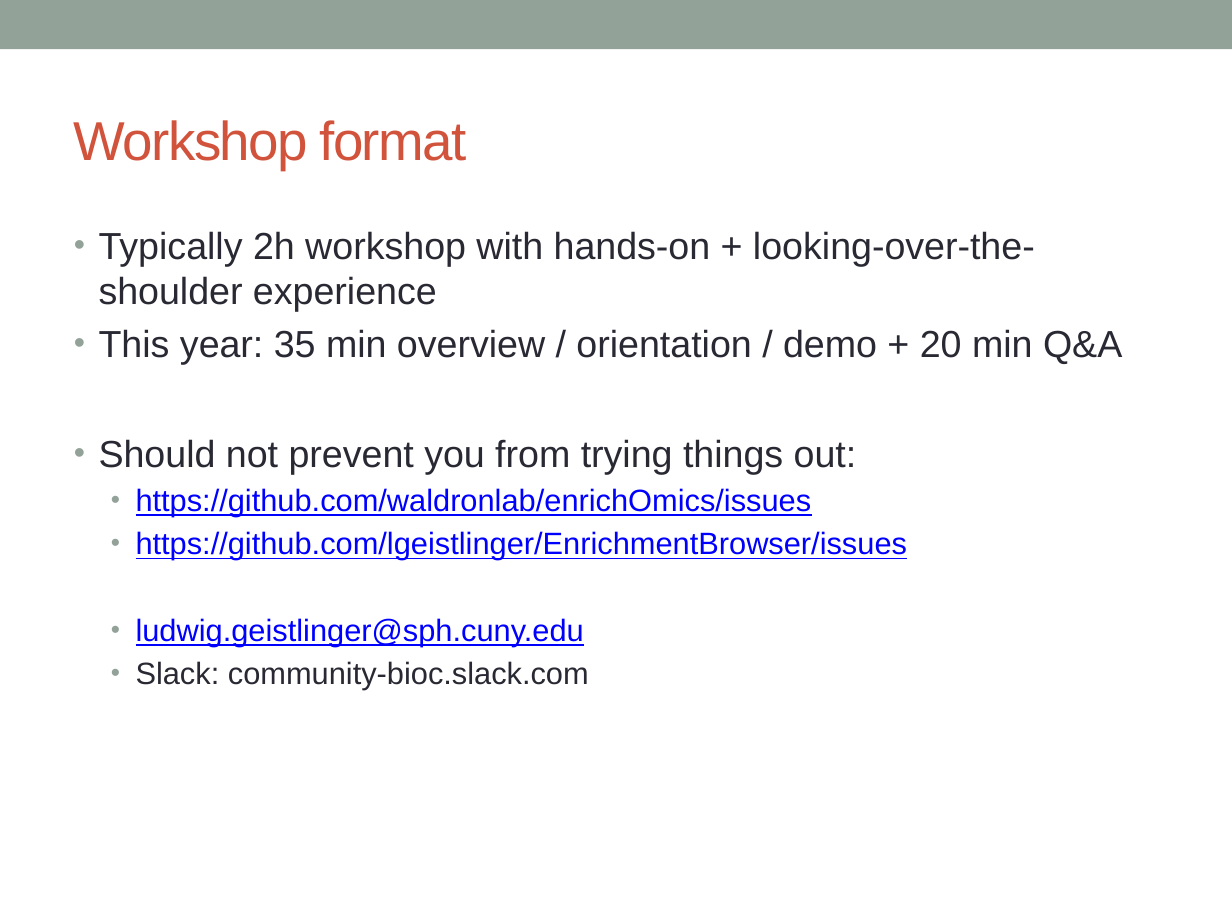
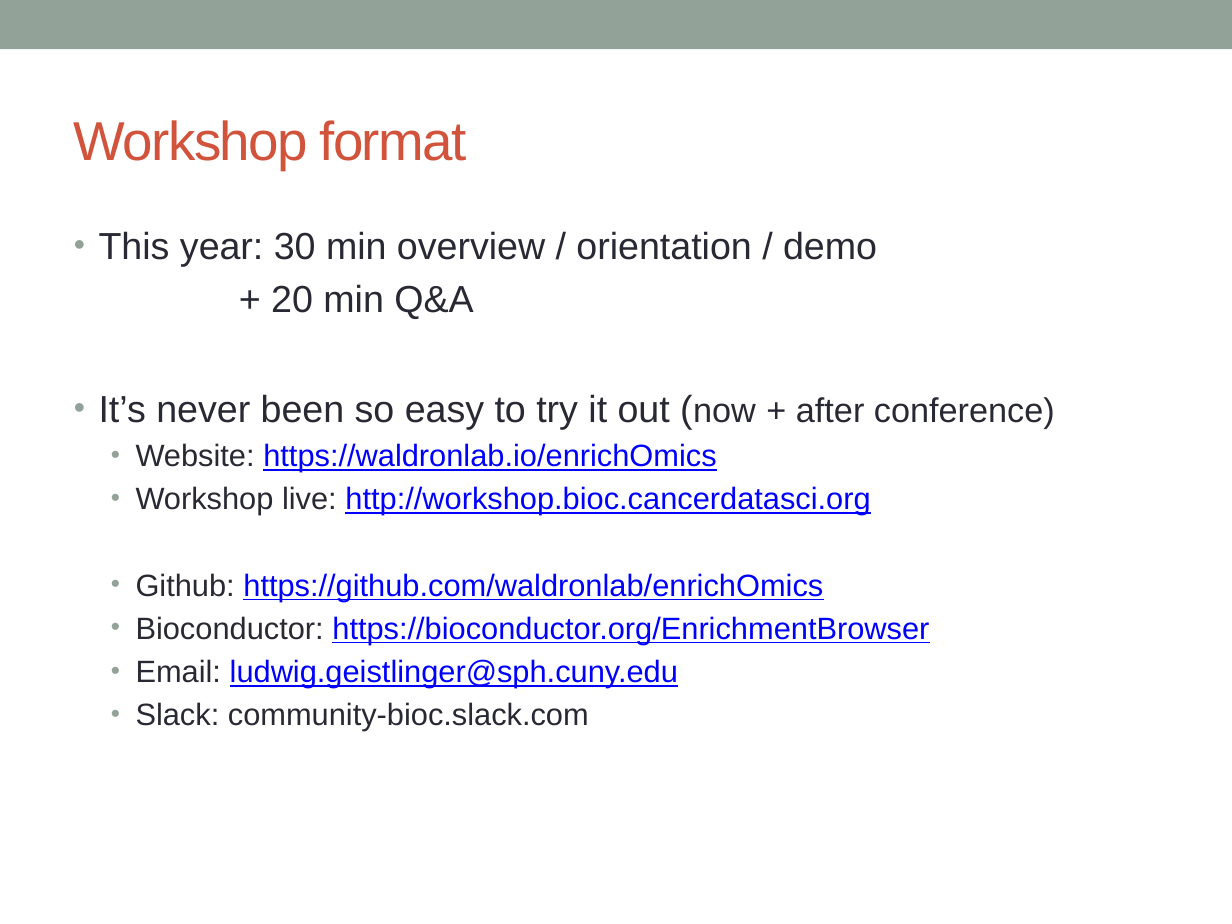
Before and after one commit to waldronlab/enrichOmics, a slide deck: slide 2 of vignettes/bioc20_enrichOmics_slides.pptx (slide 1 before the commit). Drawn at 1232x924 pixels with LibreOffice and Linux fonts; fonts in the diff are those of the drawing. Boxes give left, top, right and bottom in pixels: in the first picture for what was removed or moved away, otherwise in the second. Text is boxed around its words. In the diff, an @@ line names an element or a change of style, - is before the commit and + after.

Commit message:
post-conference updates

```diff
--- a/vignettes/bioc20_enrichOmics_slides.pptx
+++ b/vignettes/bioc20_enrichOmics_slides.pptx
@@ text at box(99, 231, 1055, 687): text changed; size 22 to 18 pt; text colour #292934 to #0000FF @@
-• Typically 2h workshop with hands-on + looking-over-the-shoulder experience
-• This year: 35 min overview / orientation / demo + 20 min Q&A
-• Should not prevent you from trying things out:
-  • https://github.com/waldronlab/enrichOmics/issues
-  • https://github.com/lgeistlinger/EnrichmentBrowser/issues
-  • ludwig.geistlinger@sph.cuny.edu
+• This year: 30 min overview / orientation / demo
++ 20 min Q&A
+• It’s never been so easy to try it out (now + after conference)
+  • Website: https://waldronlab.io/enrichOmics
+  • Workshop live: http://workshop.bioc.cancerdatasci.org
+  • Github: https://github.com/waldronlab/enrichOmics
+  • Bioconductor: https://bioconductor.org/EnrichmentBrowser
+  • Email: ludwig.geistlinger@sph.cuny.edu
```
Also in this commit, not shown: 1 other slide changed, 1 other file.
